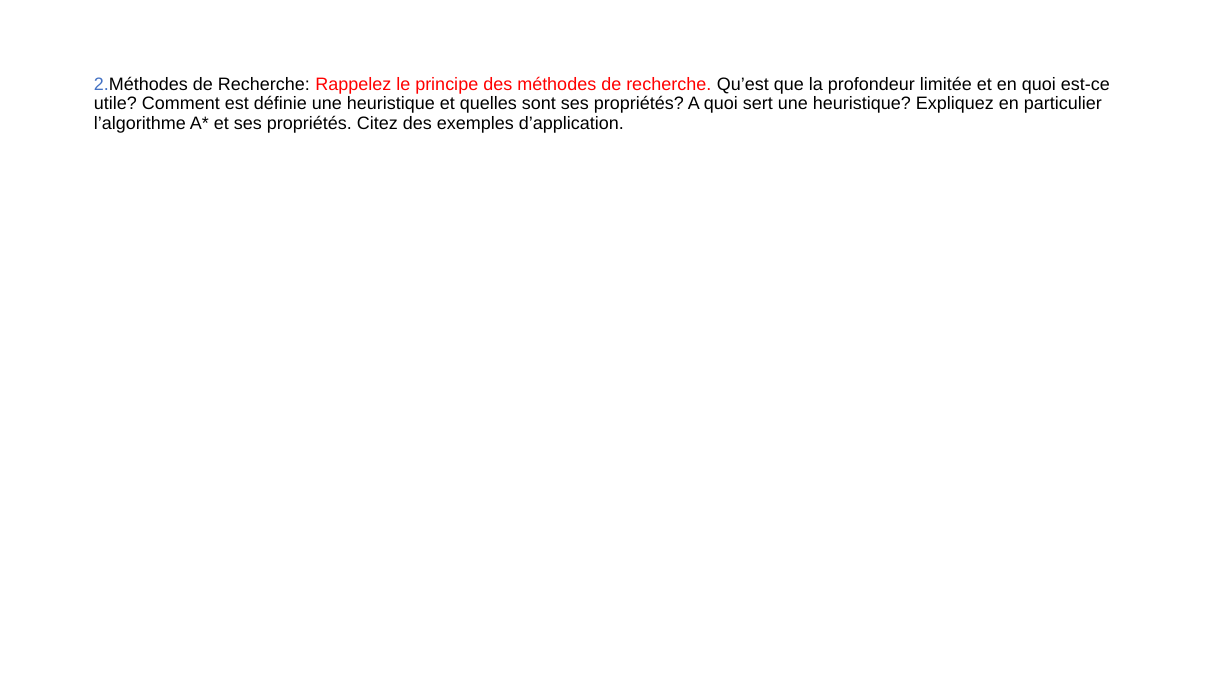
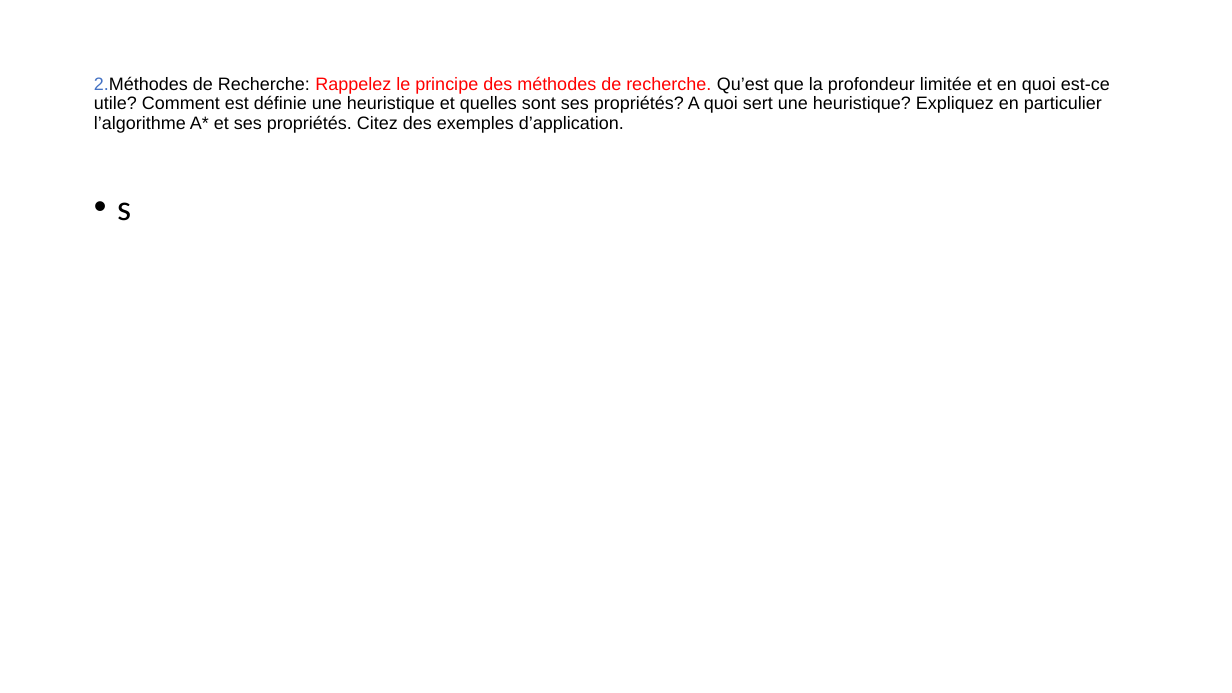
Before and after one commit to Joao-Quinta/Uni3eme, a slide deck: slide 3 of intelligenceArtificielle/Intelligence_artificielle_exam.pptx. Drawn at 1232x693 pixels with LibreOffice and Linux fonts; fonts in the diff are those of the drawing. Boxes give left, top, right and bottom in pixels: in the first picture for what was removed or moved away, otherwise in the second. Text is boxed around its words. In the diff, an @@ line names an element or a change of style, - is before the commit and + after.

Commit message:
ss

```diff
--- a/intelligenceArtificielle/Intelligence_artificielle_exam.pptx
+++ b/intelligenceArtificielle/Intelligence_artificielle_exam.pptx
@@ text added at box(117, 202, 131, 221), 28 pt, text #000000 @@
+• s
```
Also in this commit, not shown: 1 other slide changed.
